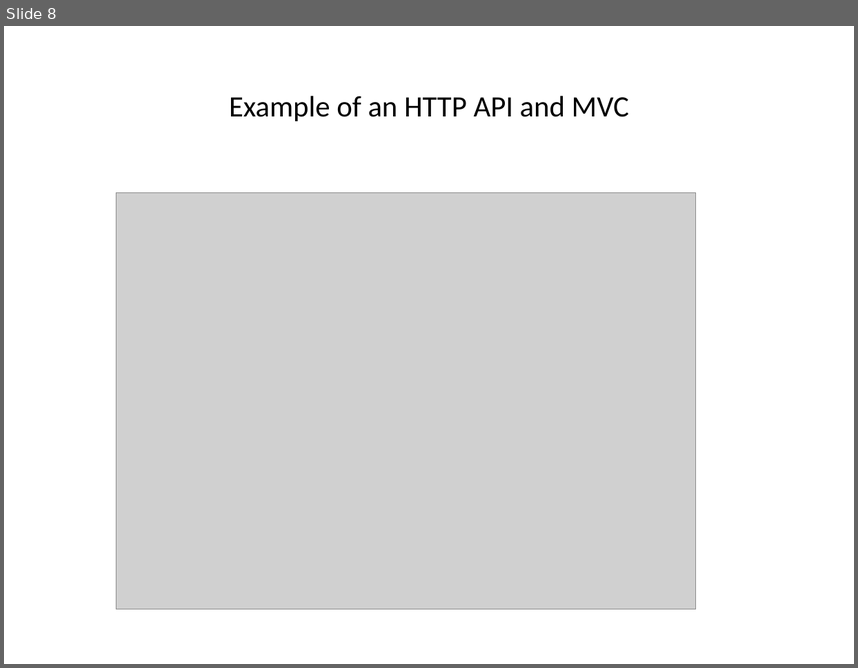
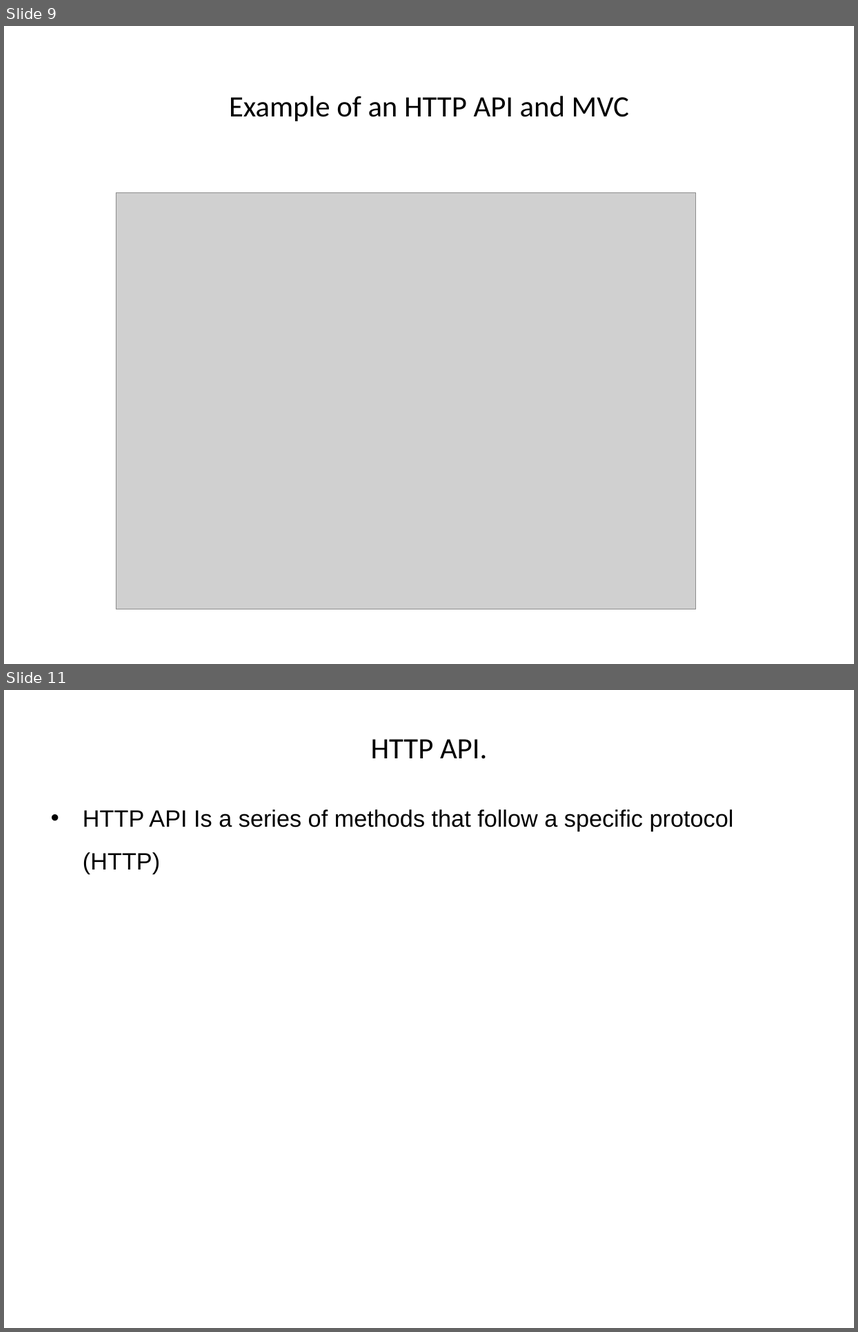
Before and after one commit to hogeschool/Development-5, a slide deck: Lectures/Lecture3/lesson3.pptx. Shown one above the other, each under a label of ours: slide 8 before the commit, slides 9 and 11 after it; the slides between them are not shown. The pictures are 858x668 and 858x1332 pixels, drawn with LibreOffice and Linux fonts; fonts in the diff are those of the drawing; grey boxes stand for pictures. Boxes give left, top, right and bottom in pixels: in the first picture for what was removed or moved away, otherwise in the second. Text is boxed around its words. In the diff, an @@ line names an element or a change of style, - is before the commit and + after.

```diff
--- a/Lectures/Lecture3/lesson3.pptx
+++ b/Lectures/Lecture3/lesson3.pptx
@@ slide 11 added at (x1=4, y1=690, x2=854, y2=1328), background #FFFFFF @@
@@ title added at (x1=371, y1=739, x2=487, y2=759), 25 pt, text #000000 @@
+HTTP API.
@@ text added at (x1=83, y1=809, x2=734, y2=874), 20 pt, text #000000 @@
+• HTTP API Is a series of methods that follow a specific protocol (HTTP)
@@ what was slide 8 is now slide 9 @@
```
Also in this commit, not shown: 9 slides changed, 7 other slides added, 2 other files.
